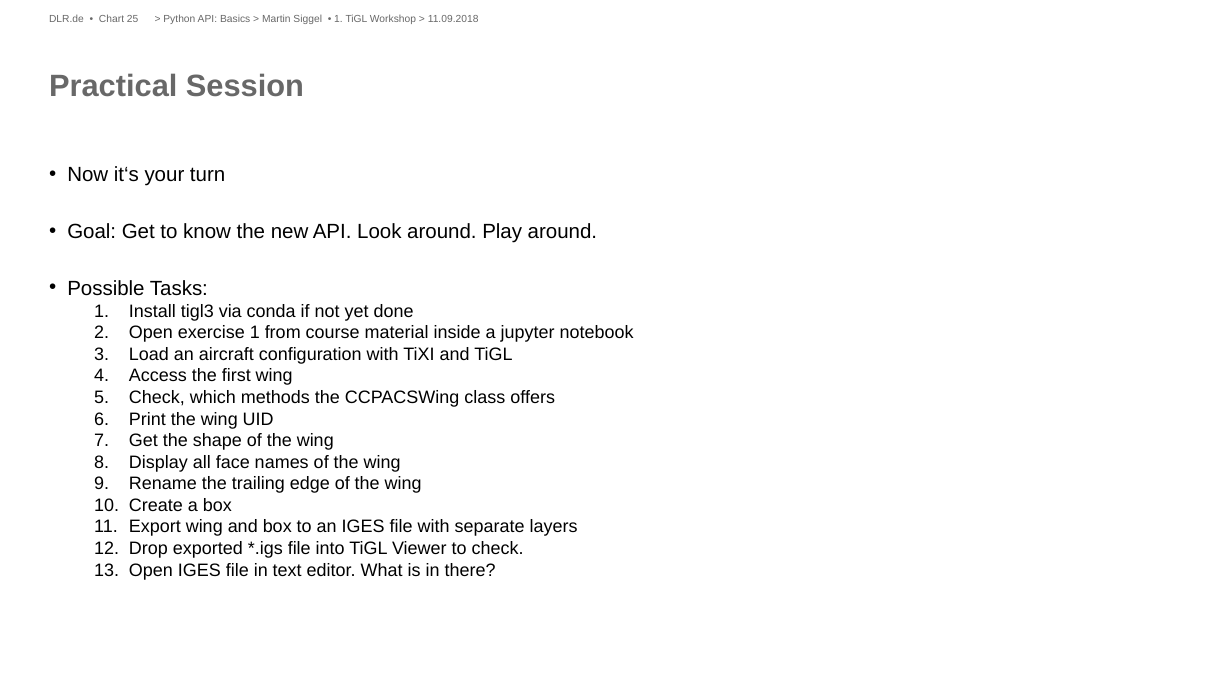
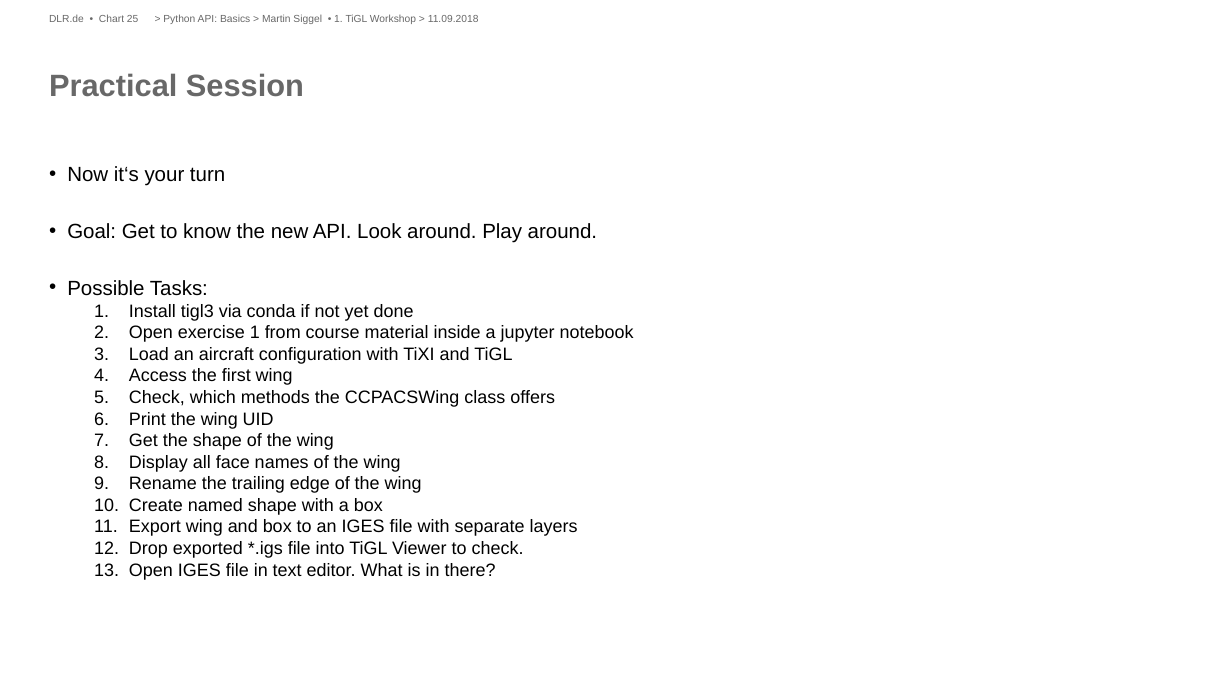
Before and after one commit to ganeshvivek/tigl-workshop, a slide deck: slide 25 of Presentations/Python API-Basics.pptx. Drawn at 1232x693 pixels with LibreOffice and Linux fonts; fonts in the diff are those of the drawing; background and template pictures are left out. Boxes give left, top, right and bottom in pixels: in the first picture for what was removed or moved away, otherwise in the second. Text is boxed around its words. In the diff, an @@ line names an element or a change of style, - is before the commit and + after.

```diff
--- a/Presentations/Python API-Basics.pptx
+++ b/Presentations/Python API-Basics.pptx
@@ text at box(129, 498, 383, 515): text changed @@
-  10. Create a box
+  10. Create named shape with a box
```
Also in this commit, not shown: 12 other slides changed, 3 other files.
